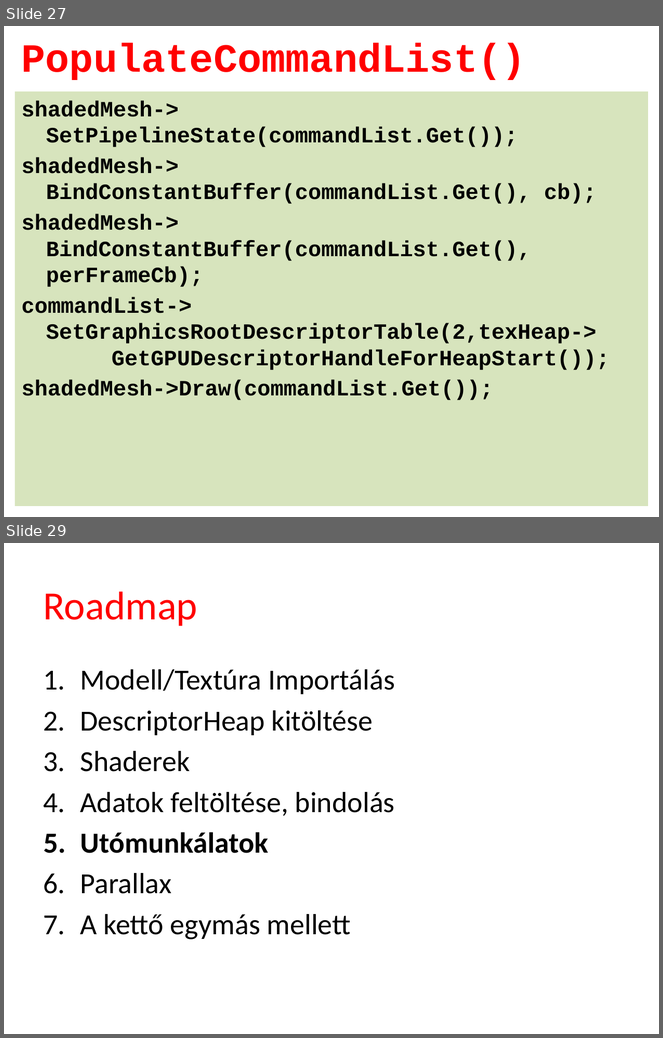
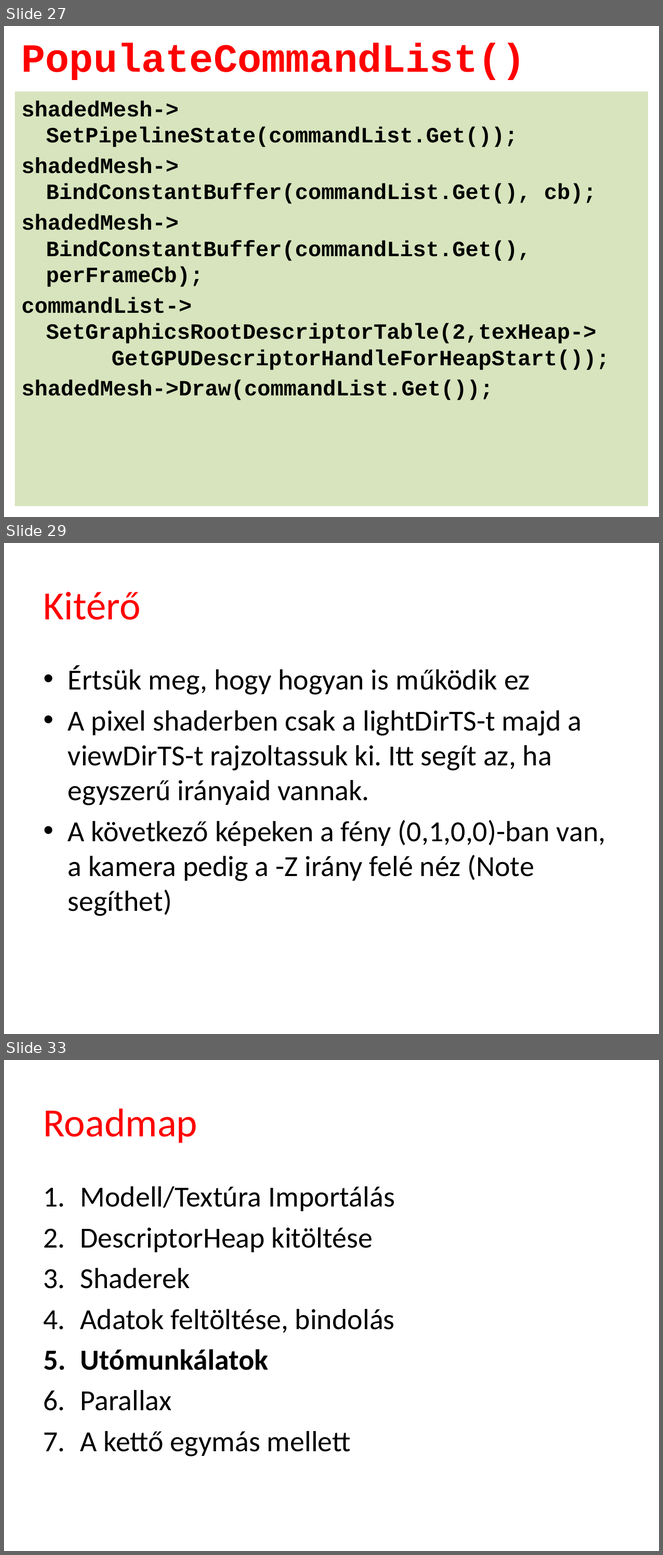
Before and after one commit to tyekx/dx12, a slide deck: Slides/ggl005-Bump.pptx. Shown one above the other, each under a label of ours: slides 27 and 29 before the commit, slides 27, 29 and 33 after it; the slides between them are not shown. The pictures are 663x1038 and 663x1555 pixels, drawn with LibreOffice and Linux fonts; fonts in the diff are those of the drawing; background and template pictures are left out. Boxes give left, top, right and bottom in pixels: in the first picture for what was removed or moved away, otherwise in the second. Text is boxed around its words. In the diff, an @@ line names an element or a change of style, - is before the commit and + after.

```diff
--- a/Slides/ggl005-Bump.pptx
+++ b/Slides/ggl005-Bump.pptx
@@ slide 29 added at (4, 543, 659, 1034), background #FFFFFF @@
@@ title added at (44, 592, 141, 620), 44 pt, text #FF0000 @@
+Kitérő
@@ text added at (68, 665, 606, 916), 32 pt, text #000000 @@
+• Értsük meg, hogy hogyan is működik ez
+• A pixel shaderben csak a lightDirTS-t majd a viewDirTS-t rajzoltassuk ki. Itt segít az, ha egyszerű irányaid vannak.
+• A következő képeken a fény (0,1,0,0)-ban van, a kamera pedig a -Z irány felé néz (Note segíthet)
@@ what was slide 29 is now slide 33 @@
```
Also in this commit, not shown: 6 slides changed, 11 other slides added, 21 other files.
